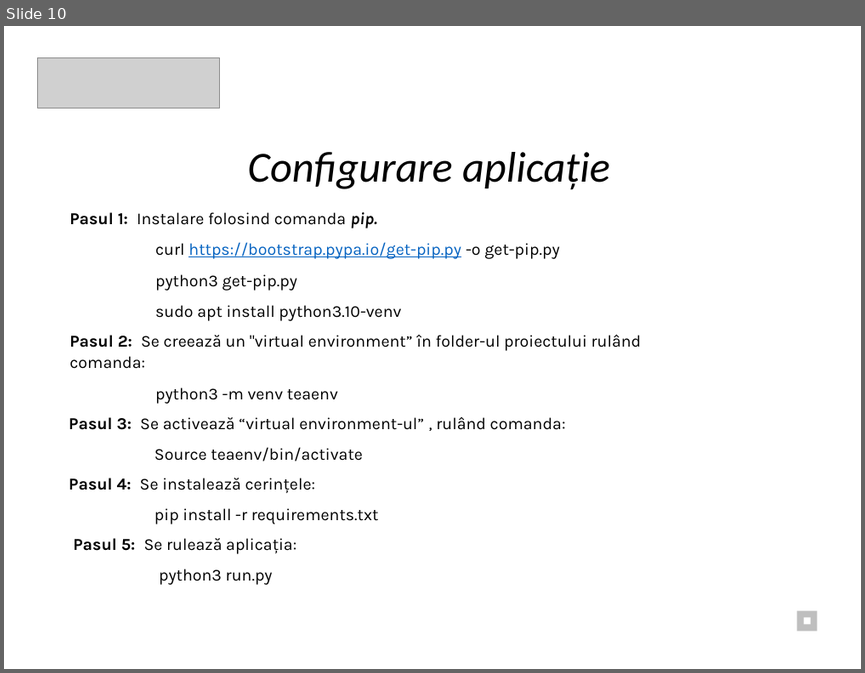
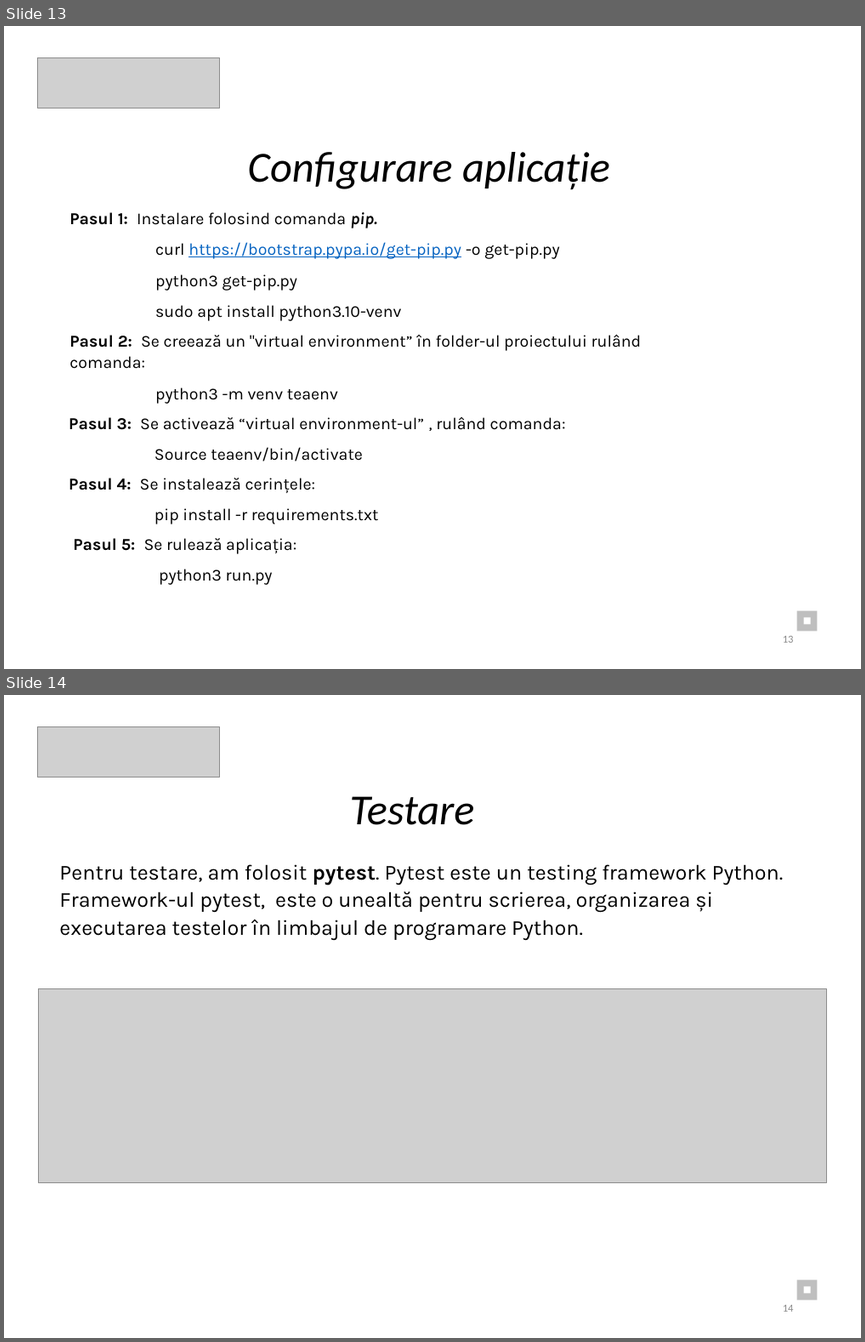
Before and after one commit to Eduard2609/TeaPython_ISW, a slide deck: Documentatie/Documentație_ PPT.pptx. Shown one above the other, each under a label of ours: slide 10 before the commit, slides 13 and 14 after it. The pictures are 865x673 and 865x1342 pixels, drawn with LibreOffice and Linux fonts; fonts in the diff are those of the drawing; grey boxes stand for pictures. Boxes give left, top, right and bottom in pixels: in the first picture for what was removed or moved away, otherwise in the second. Text is boxed around its words. In the diff, an @@ line names an element or a change of style, - is before the commit and + after.

```diff
--- a/Documentatie/Documentație_ PPT.pptx
+++ b/Documentatie/Documentație_ PPT.pptx
@@ slide 14 added at bbox=[4, 695, 861, 1338], background #FFFFFF @@
@@ picture added at bbox=[37, 726, 220, 777] @@
@@ text added at bbox=[350, 796, 475, 825], 36 pt, text #000000, italic @@
+Testare
@@ text added at bbox=[59, 864, 783, 940], 18 pt, text #000000 @@
+Pentru testare, am folosit pytest. Pytest este un testing framework Python. Framework-ul pytest, este o unealtă pentru scrierea, organizarea și executarea testelor în limbajul de programare Python.
@@ picture added at bbox=[38, 989, 827, 1183] @@
@@ rectangle added at bbox=[796, 1279, 817, 1300], fill #BFBFBF @@
@@ page number added at bbox=[783, 1304, 794, 1311], 9 pt, text #8C8C8C @@
+14
@@ rectangle added at bbox=[803, 1287, 811, 1293], fill #FFFFFF @@
@@ what was slide 10 is now slide 13 @@
@@ slide 13 changed as well @@
@@ page number added at bbox=[783, 635, 794, 642], 9 pt, text #8C8C8C @@
+13
```
Also in this commit, not shown: 9 other slides changed, 5 other slides added, 1 other file.
